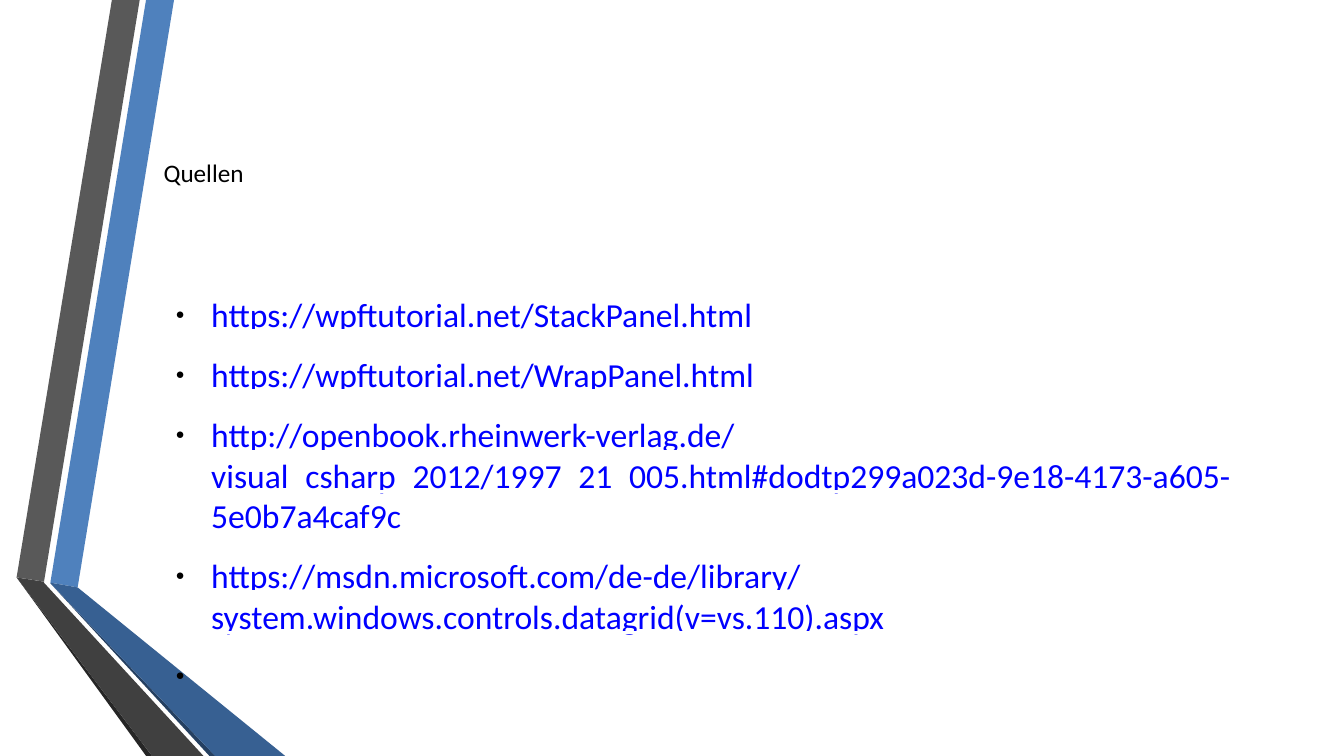
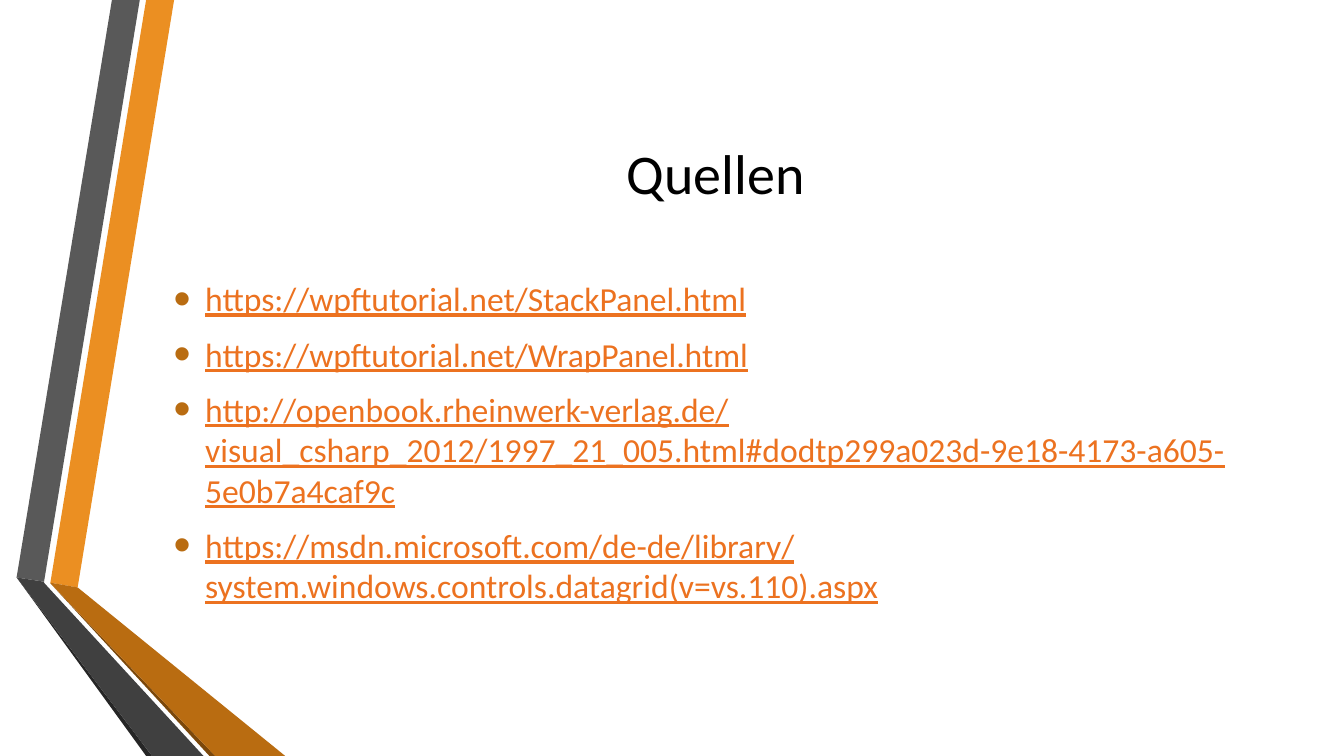
Before and after one commit to Ailer/WPF_MVVM, a slide deck: slide 38 of WPF + MVVM.pptx (slide 20 before the commit). Drawn at 1344x756 pixels with LibreOffice and Linux fonts; fonts in the diff are those of the drawing; background and template pictures are left out. Boxes give left, top, right and bottom in pixels: in the first picture for what was removed or moved away, otherwise in the second. Text is boxed around its words. In the diff, an @@ line names an element or a change of style, - is before the commit and + after.

```diff
--- a/WPF + MVVM.pptx
+++ b/WPF + MVVM.pptx
@@ freeform shape at [50,0,174,588]: fill #4F81BD to #EB8F22 @@
@@ title "Quellen" at [627,155,805,202]: size 18 to 40 pt; alignment left to centre @@
@@ text "https://wpftutorial.net/StackPanel.html" at [205,287,1224,604]: text colour #0000FF to #EC7220; bullet ● to •; less space between paragraphs; bullet colour #000000 to #B96C11; vertical alignment top to middle @@
@@ freeform shape at [50,583,285,756]: fill #376092 to #B96C11; outline redrawn @@
@@ freeform shape at [50,584,216,756]: fill #254061 to #7B480B; outline redrawn @@
```
Also in this commit, not shown: 18 other slides changed, 19 slides added, 1 slide removed.
